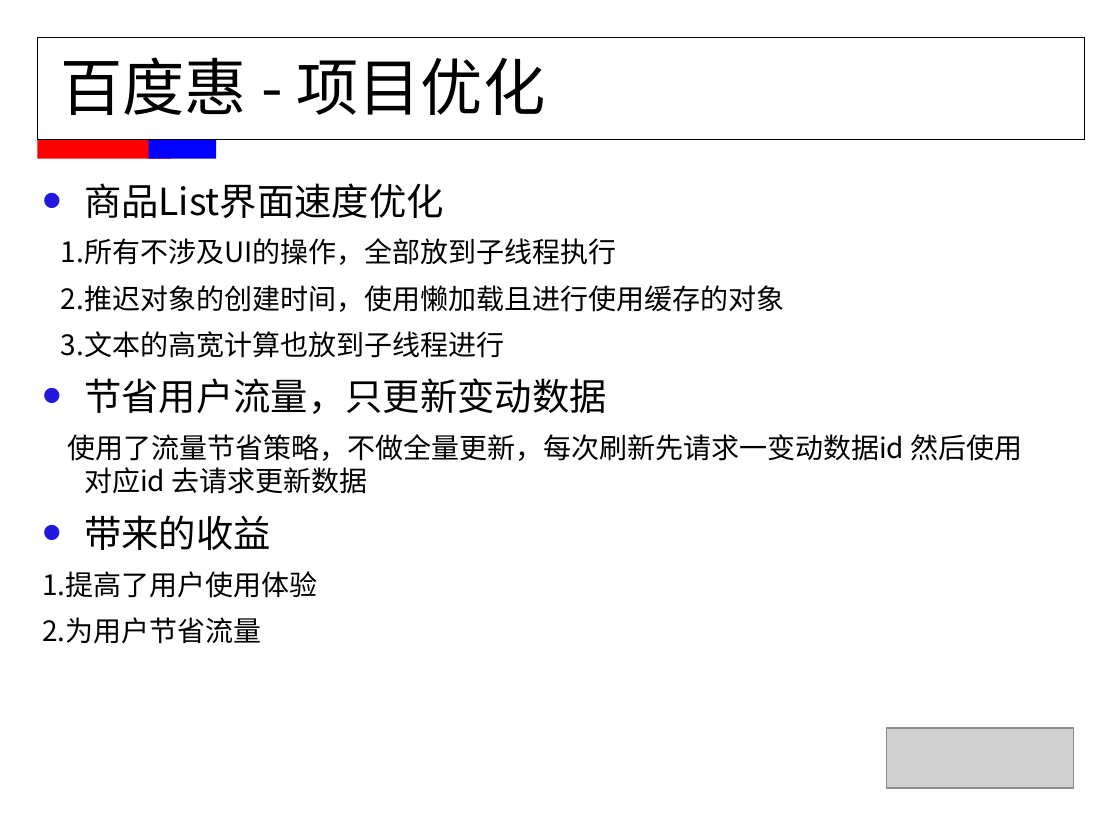
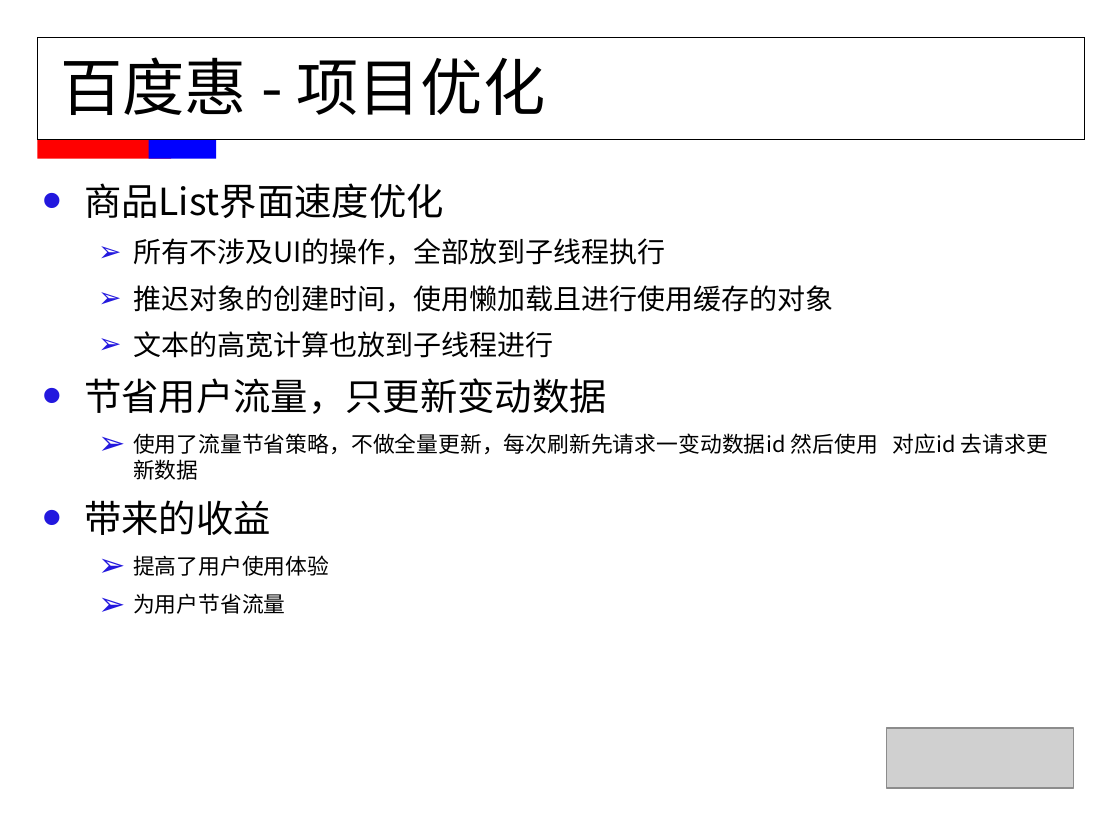
Before and after one commit to FridayAndHoliday/ElenaCodeManager, a slide deck: slide 8 of document/MMS职称评定-董伟平.ppt (slide 7 before the commit). Drawn at 1120x840 pixels with LibreOffice and Linux fonts; fonts in the diff are those of the drawing; grey boxes stand for pictures. Boxes give left, top, right and bottom in pixels: in the first picture for what was removed or moved away, otherwise in the second. Text is boxed around its words. In the diff, an @@ line names an element or a change of style, - is before the commit and + after.

```diff
--- a/document/MMS职称评定-董伟平.ppt
+++ b/document/MMS职称评定-董伟平.ppt
@@ text at [133,238,833,358]: text changed @@
-1.所有不涉及UI的操作，全部放到子线程执行
-2.推迟对象的创建时间，使用懒加载且进行使用缓存的对象
-3.文本的高宽计算也放到子线程进行
+    ➢ 所有不涉及UI的操作，全部放到子线程执行
+    ➢ 推迟对象的创建时间，使用懒加载且进行使用缓存的对象
+    ➢ 文本的高宽计算也放到子线程进行
@@ text at [133,433,1048,480]: size 18 to 14 pt in "使用了流量节省策略，不做全量更新，每次刷新先请求一变动数据id 然后使用 对应id 去请求更新数据"; bullet none to ➢; list level 2 to 3 in "使用了流量节省策略，不做全量更新，每次刷新先请求一变动数据id 然后使用 对应id 去请求更新数据" @@
@@ text at [133,555,329,614]: text changed; size 18 to 14 pt @@
-  1.提高了用户使用体验
-  2.为用户节省流量
+    ➢ 提高了用户使用体验
+    ➢ 为用户节省流量
```
Also in this commit, not shown: 2 other slides changed, 2 slides added, 1 slide removed.
